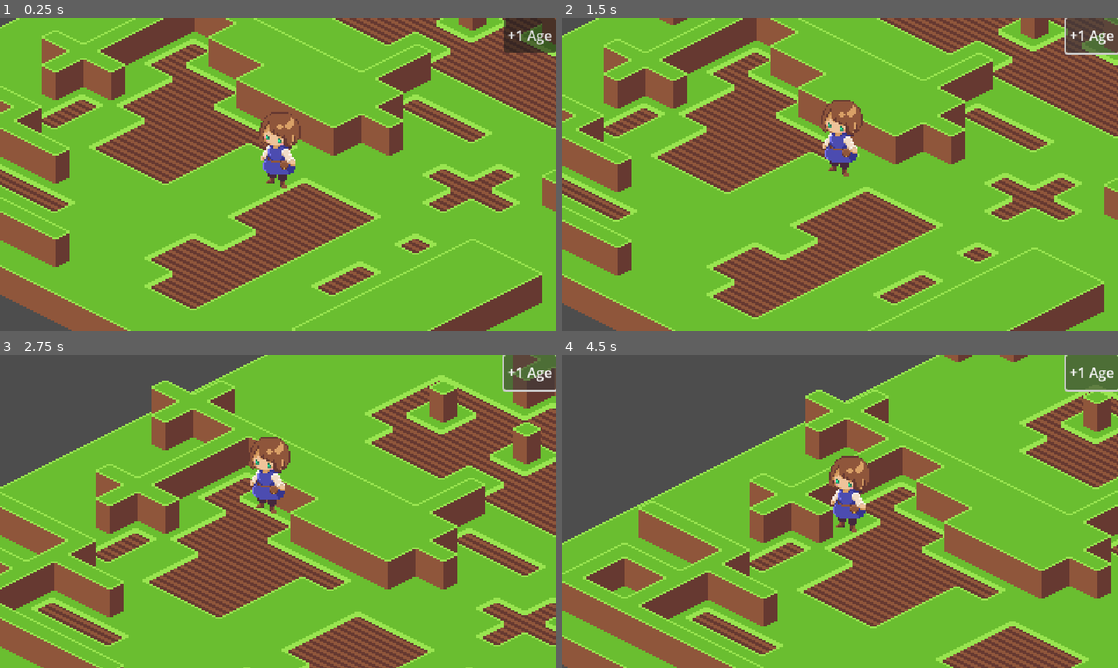
Above: before the commit, frames 1-4 (two rows, left to right).
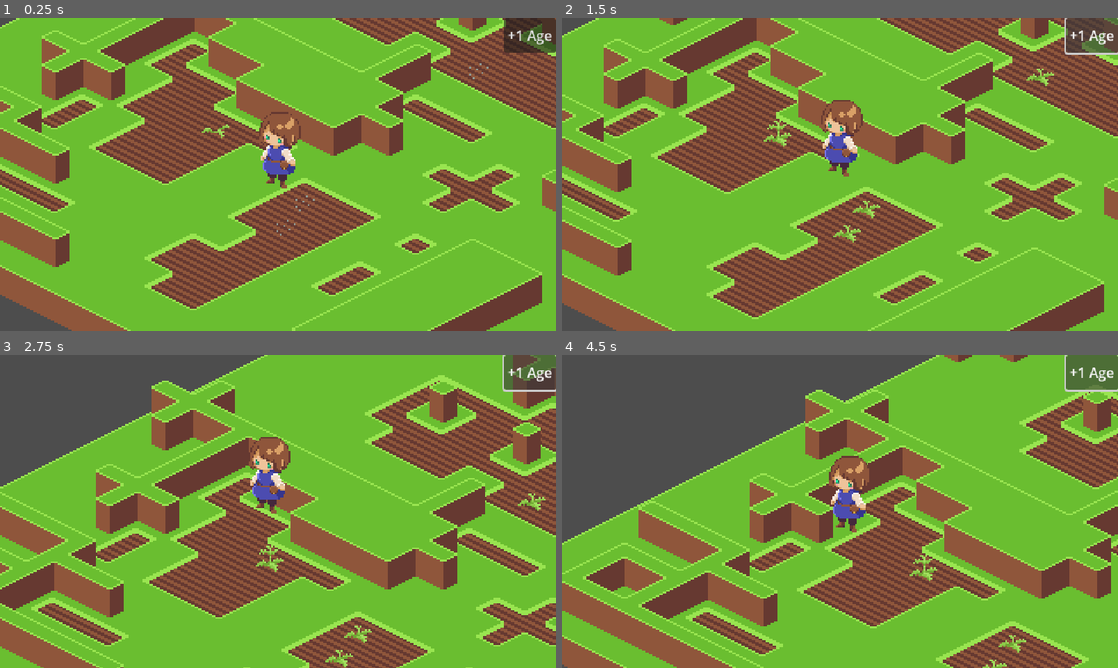
Above: after the commit, the same moments.

Repository: ForrestGD/Isometric_Tile_Project
Game: Godot game, scene res://scenes/test/test_scene_tilemap.tscn
The game is run twice, just before and just after one commit, with the same random seed, the same clock (stepped at 60 frames per second) and the same inputs.
Inputs:
- Up to frame 1 (0.25 s): no input
- Up to frame 2 (1.5 s): click "+1 Age" at 0.5 s; tap Enter at 1.25 s; hold Up (ui_up) from 1.28 s (still down)
- Up to frame 3 (2.75 s): keep holding Up (ui_up)
- Up to frame 4 (4.5 s): release Up (ui_up) at 2.78 s; hold Left (ui_left) 2.78-4.28 s; hold Down (ui_down) from 4.28 s (still down)

The runs differ from the first frame. In frame 1, 0.1% of the frame differs, in the area x 36-88%, y 14-70%; in frame 2, 0.4%; in frame 3, 0.4%, in the area x 46-99%, y 44-100%; in frame 4, 0.3%.

Commit message:
Updated AgingComponent and GrowButton

Diff:
--- a/objects/components/aging_component.gd
+++ b/objects/components/aging_component.gd
@@ -26,7 +26,7 @@
 @export var age_threshold = 1.0
 @export_file var next_scene
 
-const group_name = "AgingComponent"
+static var group_name = "AgingComponent"
 
 #internal members
 var _threshold_reached = false
@@ -38,6 +38,6 @@
 
 func _create_next_scene():
 	var instance : Node2D = load(next_scene).instantiate()
-	target.get_parent().set_child(instance)
+	target.get_parent().add_child(instance)
 	instance.global_transform = target.global_transform
 	return instance
--- a/objects/plants/chamomile/chamomile_growth_2.tscn
+++ b/objects/plants/chamomile/chamomile_growth_2.tscn
@@ -1,10 +1,12 @@
-[gd_scene load_steps=2 format=3 uid="uid://cagd572qoinbn"]
+[gd_scene load_steps=3 format=3 uid="uid://cagd572qoinbn"]
 
 [ext_resource type="Texture2D" uid="uid://4rkkl4er36qd" path="res://assets/sprites/plant_sprites/chamomile_atlas.tres" id="1_7igdv"]
+[ext_resource type="Script" uid="uid://bdv11jgtadcci" path="res://objects/components/aging_component.gd" id="1_pyxjt"]
 
 [node name="ChamomileStage2" type="Area2D"]
 collision_layer = 128
 collision_mask = 0
+script = ExtResource("1_pyxjt")
 
 [node name="Sprite2D" type="Sprite2D" parent="."]
 texture = ExtResource("1_7igdv")
@@ -15,3 +17,8 @@
 [node name="CollisionPolygon2D" type="CollisionPolygon2D" parent="."]
 visible = false
 polygon = PackedVector2Array(0, -8, 16, 0, 0, 8, -16, 0)
+
+[node name="AgingComponent" type="Node" parent="."]
+script = ExtResource("1_pyxjt")
+next_scene = "uid://cfhw0foxuerux"
+metadata/_custom_type_script = "uid://bdv11jgtadcci"
--- a/scenes/test/test_scene_tilemap.tscn
+++ b/scenes/test/test_scene_tilemap.tscn
@@ -1,8 +1,10 @@
-[gd_scene load_steps=4 format=4 uid="uid://btoqpu2bcwprf"]
+[gd_scene load_steps=6 format=4 uid="uid://btoqpu2bcwprf"]
 
 [ext_resource type="TileSet" uid="uid://besflauf4vx41" path="res://assets/tileset_assets/grass_full_tileset.tres" id="2_j2mka"]
 [ext_resource type="PackedScene" uid="uid://bo31c2mkc0ebi" path="res://ui/grow_button.tscn" id="3_o1akv"]
+[ext_resource type="PackedScene" uid="uid://b44nx2gbyydpy" path="res://objects/plants/chamomile/chamomile_growth_0.tscn" id="4_6k3gh"]
 [ext_resource type="PackedScene" uid="uid://s1xrawfhwmig" path="res://objects/player_character/player_character.tscn" id="5_6k3gh"]
+[ext_resource type="PackedScene" uid="uid://dcvrb34jurij3" path="res://objects/plants/chamomile/chamomile_growth_1.tscn" id="5_l1rk5"]
 
 [node name="TestSceneTilemap" type="Node2D"]
 y_sort_enabled = true
@@ -33,3 +35,15 @@
 [node name="UIScreen" type="CanvasLayer" parent="."]
 
 [node name="GrowButton" parent="UIScreen" instance=ExtResource("3_o1akv")]
+
+[node name="ChamomileStage0" parent="." instance=ExtResource("4_6k3gh")]
+position = Vector2(84, -44)
+
+[node name="ChamomileStage1" parent="." instance=ExtResource("4_6k3gh")]
+position = Vector2(-16, 32)
+
+[node name="ChamomileStage2" parent="." instance=ExtResource("4_6k3gh")]
+position = Vector2(-27, 46)
+
+[node name="ChamomileStage3" parent="." instance=ExtResource("5_l1rk5")]
+position = Vector2(-67, -9)
--- /dev/null
+++ b/ui/grow_button.gd
@@ -0,0 +1,16 @@
+extends Button
+
+@export var aging_increment = 1.0
+
+func _ready():
+	connect("pressed", _on_pressed)
+
+# func _process(delta):
+#     pass
+
+func _on_pressed():
+	for aging_component in get_tree().get_nodes_in_group(AgingComponent.group_name):
+		if(aging_component is AgingComponent):
+			aging_component.current_age += aging_increment
+		else:
+			push_error(aging_component.name + " node is not AgingComponent")
--- a/ui/grow_button.tscn
+++ b/ui/grow_button.tscn
@@ -1,4 +1,6 @@
-[gd_scene format=3 uid="uid://bo31c2mkc0ebi"]
+[gd_scene load_steps=2 format=3 uid="uid://bo31c2mkc0ebi"]
+
+[ext_resource type="Script" uid="uid://bitqsadj8oiuu" path="res://ui/grow_button.gd" id="1_tb2dv"]
 
 [node name="GrowButton" type="Control"]
 layout_mode = 3
@@ -21,3 +23,4 @@
 layout_mode = 2
 text = "+1 Age
 "
+script = ExtResource("1_tb2dv")
Not shown, added: ui/grow_button.gd.uid
